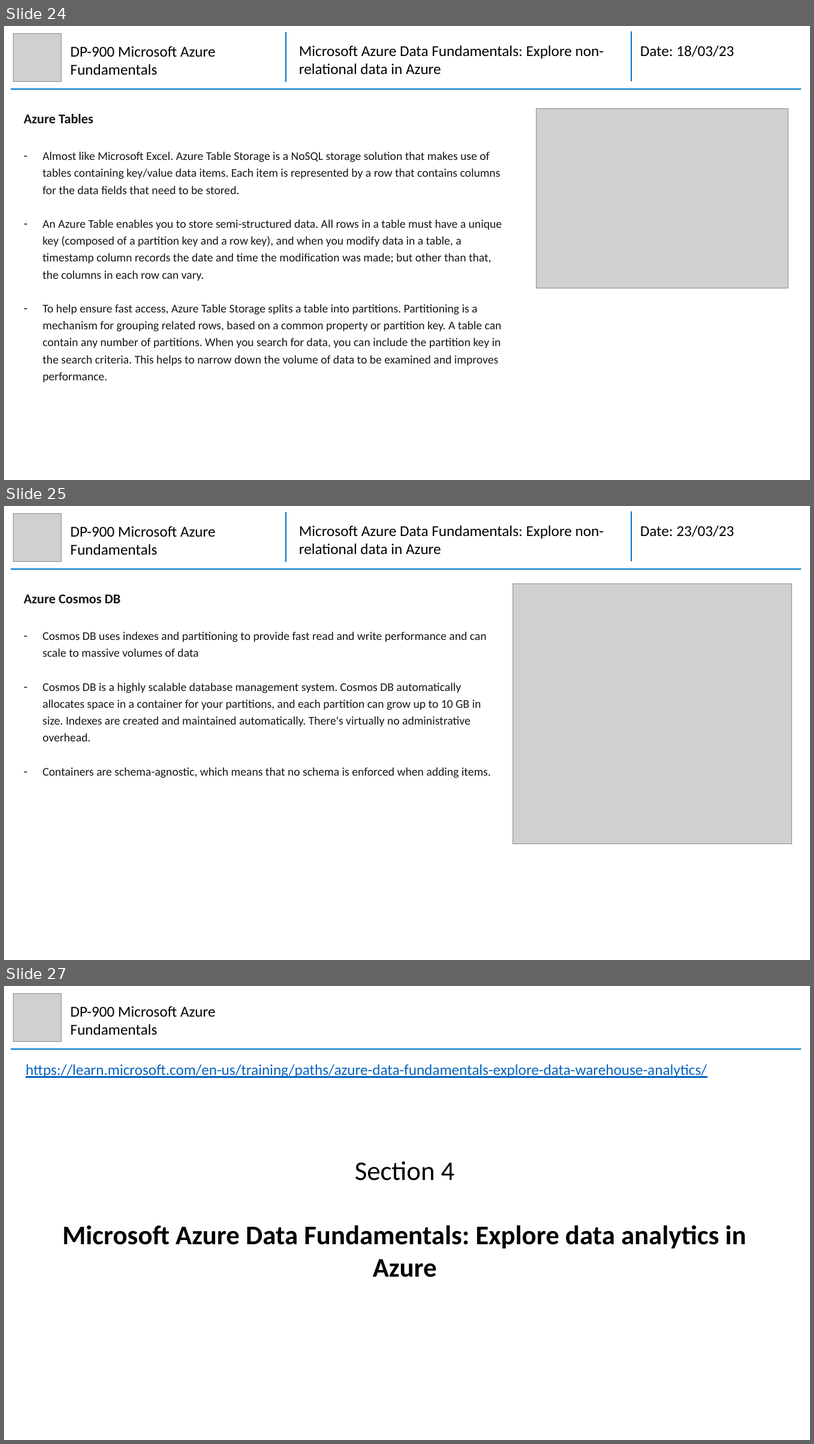
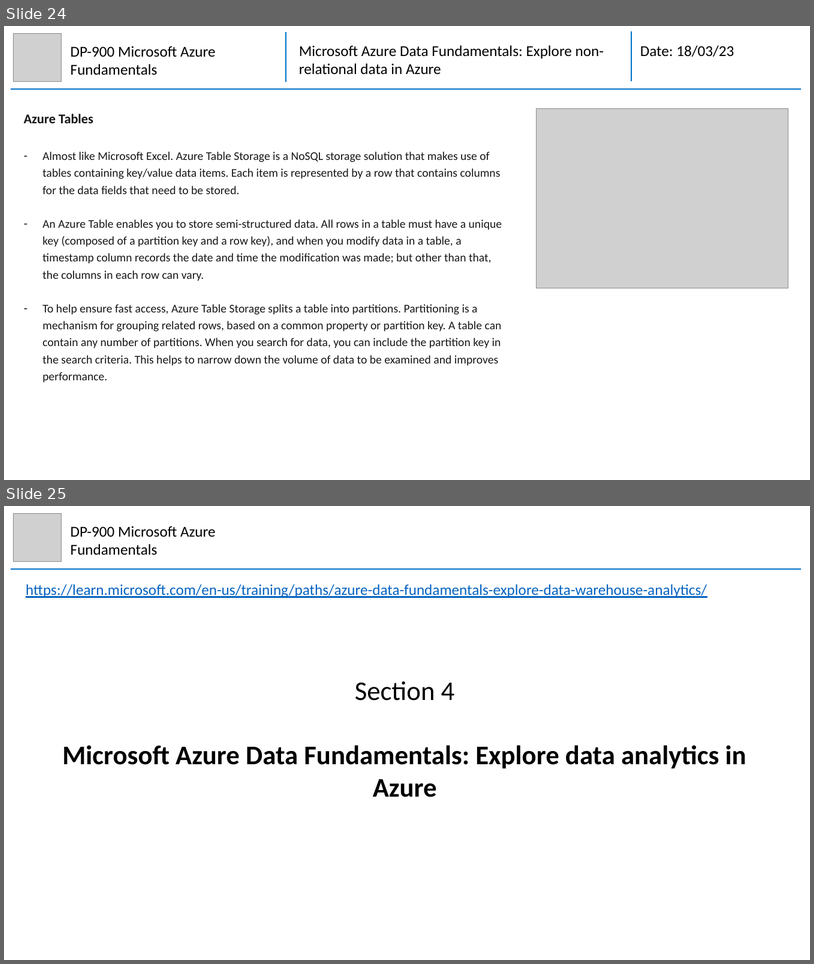
Before and after one commit to mhaythornthwaite/Testing_ML_Algorithms, a slide deck: Azure_DP-900_Fundamentals/MJH_DP-900_Azure_Fundamentals_Notes.pptx. Shown one above the other, each under a label of ours: slides 24, 25 and 27 before the commit, slides 24 and 25 after it; the slides between them are not shown. The pictures are 814x1444 and 814x964 pixels, drawn with LibreOffice and Linux fonts; fonts in the diff are those of the drawing; grey boxes stand for pictures. Boxes give left, top, right and bottom in pixels: in the first picture for what was removed or moved away, otherwise in the second. Text is boxed around its words. In the diff, an @@ line names an element or a change of style, - is before the commit and + after.

Commit message:
Azure DP900 Section 3 Module 2

```diff
--- a/Azure_DP-900_Fundamentals/MJH_DP-900_Azure_Fundamentals_Notes.pptx
+++ b/Azure_DP-900_Fundamentals/MJH_DP-900_Azure_Fundamentals_Notes.pptx
@@ slide 25 removed at [4,506,810,960], background #FFFFFF @@
@@ picture removed at [14,513,62,561] @@
@@ group removed at [11,511,801,570]: 3 lines, 2 texts @@
-Microsoft Azure Data Fundamentals: Explore non-relational data in Azure
-Date: 23/03/23
@@ text removed at [71,526,216,555] @@
-DP-900 Microsoft Azure Fundamentals
@@ text removed at [24,594,491,778] @@
-Azure Cosmos DB
-– Cosmos DB uses indexes and partitioning to provide fast read and write performance and can scale to massive volumes of data
-– Cosmos DB is a highly scalable database management system. Cosmos DB automatically allocates space in a container for your partitions, and each partition can grow up to 10 GB in size. Indexes are created and maintained automatically. There's virtually no administrative overhead.
-– Containers are schema-agnostic, which means that no schema is enforced when adding items.
@@ picture removed at [513,584,793,844] @@
@@ what was slide 27 is now slide 25 @@
```
Also in this commit, not shown: 1 other slide removed.
